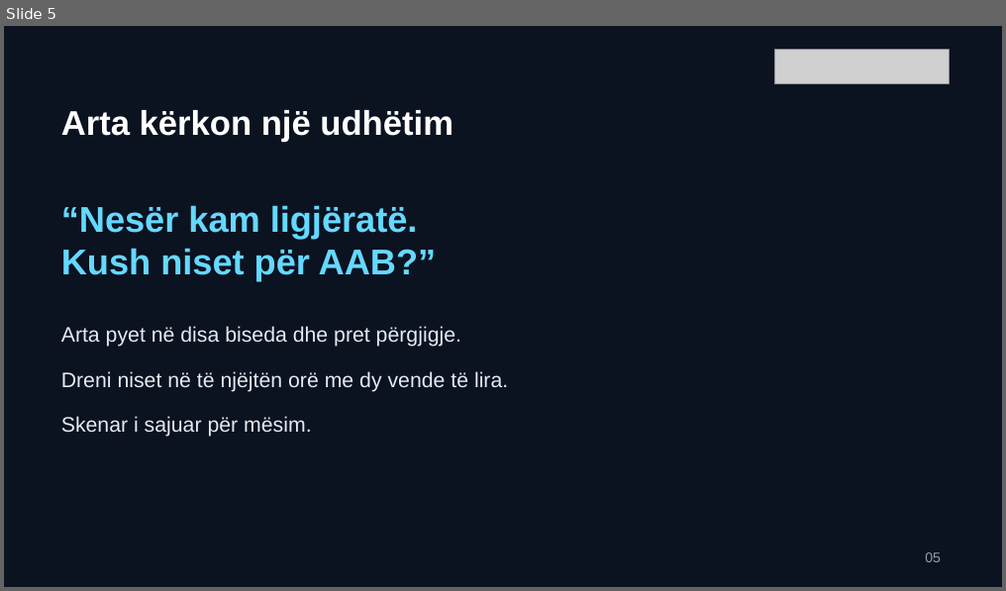
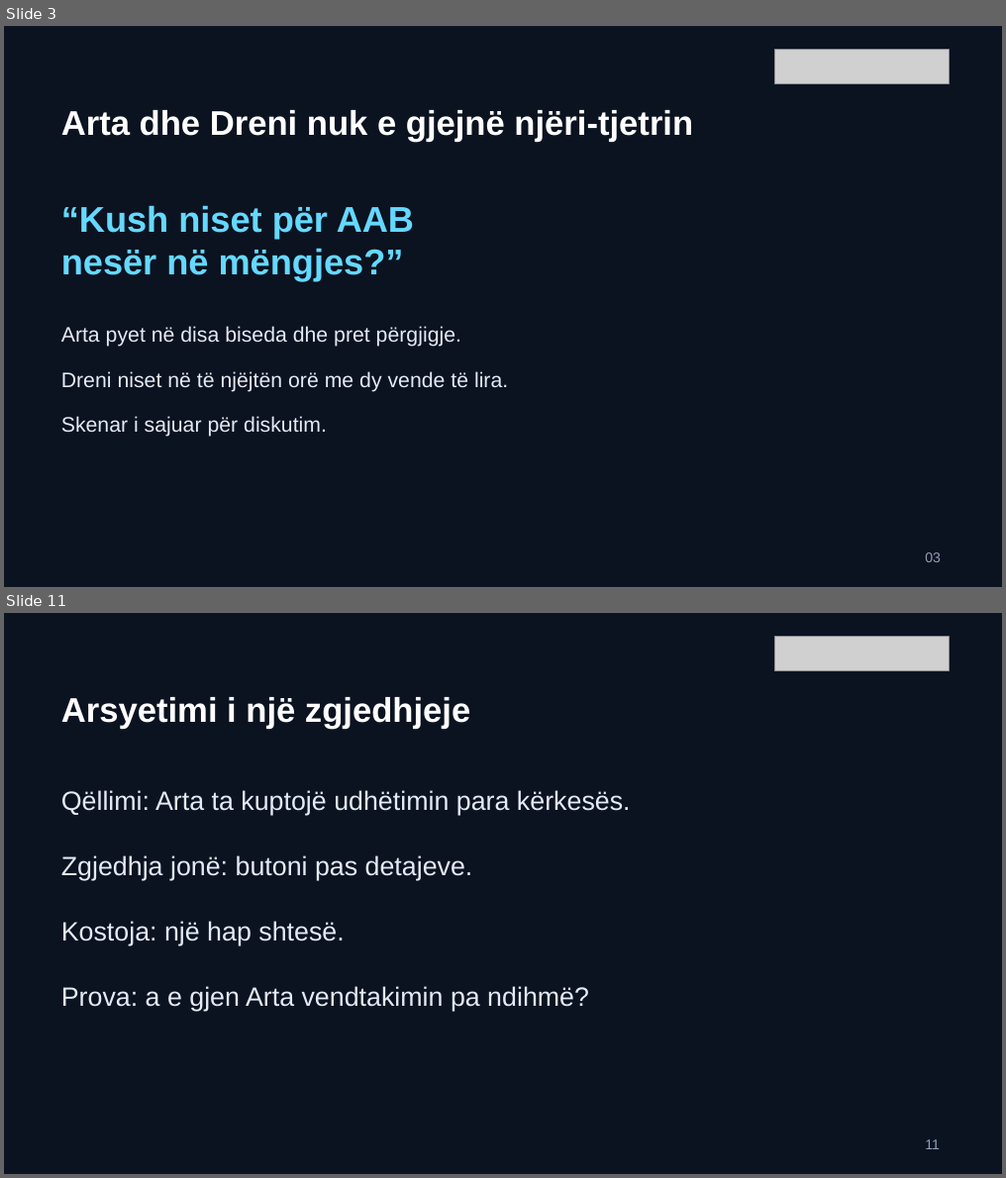
Before and after one commit to arbenl/arbenl.github.io, a slide deck: lendet/2026-2027/mobile/lectures/ligjerata-02-rideshare-ideja-mvp-2026.pptx. Shown one above the other, each under a label of ours: slide 5 before the commit, slides 3 and 11 after it; the slides between them are not shown. The pictures are 1006x591 and 1006x1178 pixels, drawn with LibreOffice and Linux fonts; fonts in the diff are those of the drawing; grey boxes stand for pictures. Boxes give left, top, right and bottom in pixels: in the first picture for what was removed or moved away, otherwise in the second. Text is boxed around its words. In the diff, an @@ line names an element or a change of style, - is before the commit and + after.

```diff
--- a/lendet/2026-2027/mobile/lectures/ligjerata-02-rideshare-ideja-mvp-2026.pptx
+++ b/lendet/2026-2027/mobile/lectures/ligjerata-02-rideshare-ideja-mvp-2026.pptx
@@ slide 11 added at (x1=4, y1=613, x2=1002, y2=1174), background #0B1220 @@
@@ picture added at (x1=774, y1=636, x2=948, y2=670) @@
@@ text added at (x1=61, y1=697, x2=470, y2=729), 33 pt, text #FFFFFF, bold @@
+Arsyetimi i një zgjedhjeje
@@ text added at (x1=61, y1=790, x2=631, y2=815), 25.5 pt, text #E4EBF5 @@
+Qëllimi: Arta ta kuptojë udhëtimin para kërkesës.
@@ text added at (x1=61, y1=856, x2=473, y2=880), 25.5 pt, text #E4EBF5 @@
+Zgjedhja jonë: butoni pas detajeve.
@@ text added at (x1=61, y1=921, x2=344, y2=946), 25.5 pt, text #E4EBF5 @@
+Kostoja: një hap shtesë.
@@ text added at (x1=61, y1=986, x2=589, y2=1011), 25.5 pt, text #E4EBF5 @@
+Prova: a e gjen Arta vendtakimin pa ndihmë?
@@ text added at (x1=925, y1=1140, x2=940, y2=1150), 13.5 pt, text #91A0B8 @@
+11
@@ what was slide 5 is now slide 3 @@
@@ slide 3 changed as well @@
@@ text at (x1=61, y1=110, x2=693, y2=142): text changed @@
-Arta kërkon një udhëtim
+Arta dhe Dreni nuk e gjejnë njëri-tjetrin
@@ text at (x1=61, y1=205, x2=414, y2=281): text changed @@
-“Nesër kam ligjëratë.
-Kush niset për AAB?”
+“Kush niset për AAB
+nesër në mëngjes?”
@@ text at (x1=61, y1=416, x2=327, y2=437): text changed @@
-Skenar i sajuar për mësim.
+Skenar i sajuar për diskutim.
@@ text at (x1=925, y1=553, x2=941, y2=563): text changed @@
-05
+03
```
Also in this commit, not shown: 5 other slides changed, 15 other slides added, 20 slides removed, 15 other files.
